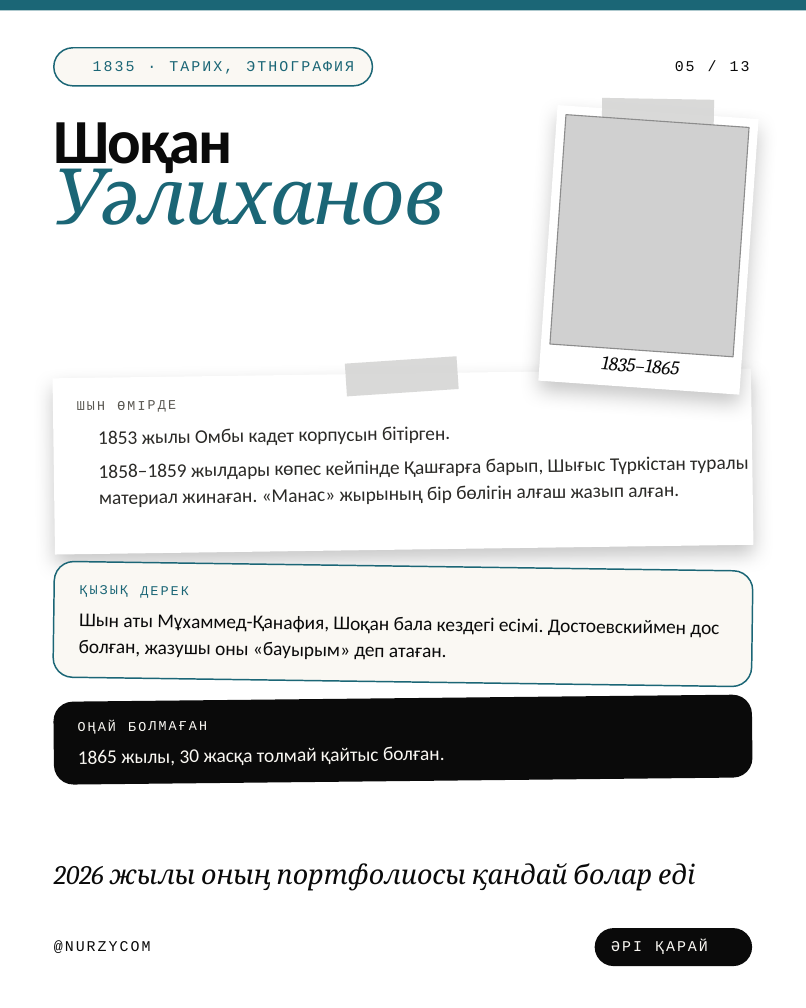
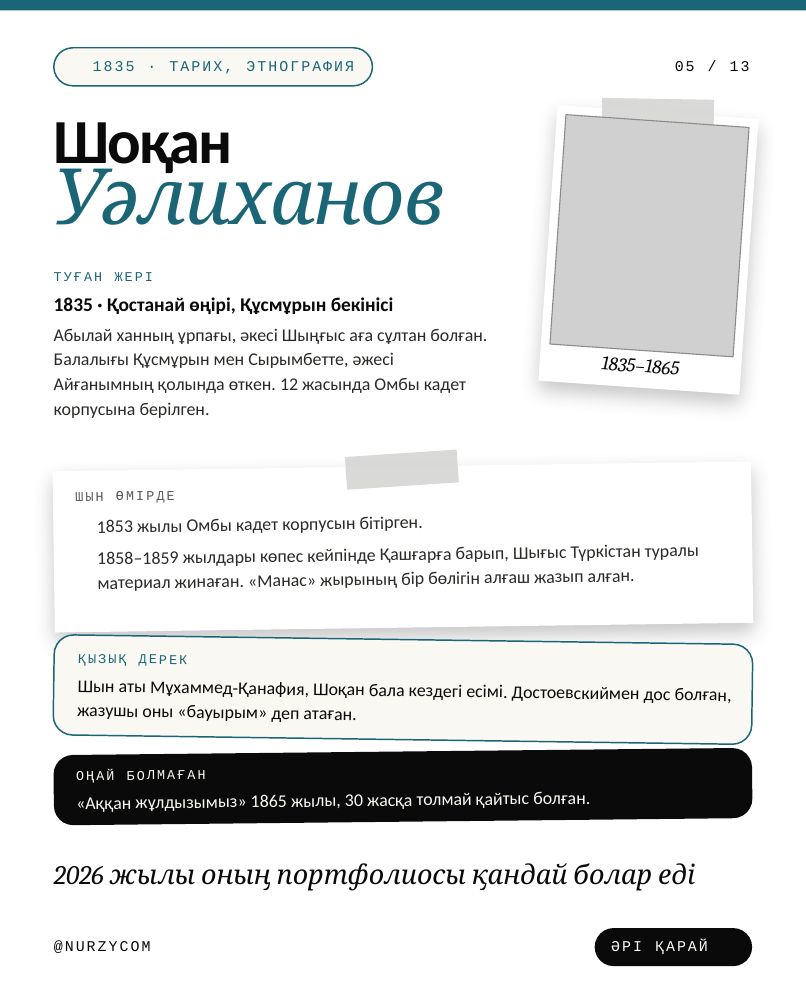
Before and after one commit to galiandojonathan-ship-it1/nurzycom_brand, a slide deck: slide 5 of social/pptx/kz-scientists.pptx. Drawn at 806x1008 pixels with LibreOffice and Linux fonts; fonts in the diff are those of the drawing; grey boxes stand for pictures; background and template pictures are left out. Boxes give left, top, right and bottom in pixels: in the first picture for what was removed or moved away, otherwise in the second. Text is boxed around its words. In the diff, an @@ line names an element or a change of style, - is before the commit and + after.

```diff
--- a/social/pptx/kz-scientists.pptx
+++ b/social/pptx/kz-scientists.pptx
@@ text added at <box>54,272,153,281</box>, 9 pt, text #1B6676 @@
+ТУҒАН ЖЕРІ
@@ text added at <box>54,297,394,314</box>, 13 pt, text #0A0A0A, bold @@
+1835 · Қостанай өңірі, Құсмұрын бекінісі
@@ text added at <box>54,328,487,418</box>, 12 pt, text #2B2A27 @@
+Абылай ханның ұрпағы, әкесі Шыңғыс аға сұлтан болған. Балалығы Құсмұрын мен Сырымбетте, әжесі Айғанымның қолында өткен. 12 жасында Омбы кадет корпусына берілген.
@@ rectangle: place and size @@
-rectangle at <box>53,368,753,554</box>
+rectangle at <box>53,462,753,632</box>
@@ text "ШЫН ӨМІРДЕ": place and size @@
-text "ШЫН ӨМІРДЕ" at <box>77,400,176,412</box>
+text "ШЫН ӨМІРДЕ" at <box>75,491,175,503</box>
@@ rectangle: place and size @@
-rectangle at <box>345,356,459,397</box>
+rectangle at <box>345,450,459,490</box>
@@ text "1853 жылы Омбы кадет корпусын ..." at <box>97,516,423,533</box>: size 13 to 12 pt; line spacing 17.7pt to 16.3pt @@
@@ text "1853 жылы Омбы кадет корпусын ...": place and size @@
-text "1853 жылы Омбы кадет корпусын ..." at <box>98,426,450,445</box>
+text "1853 жылы Омбы кадет корпусын ..." at <box>97,516,423,533</box>
@@ text "1858–1859 жылдары көпес кейпінде Қашғарға ...": place and size @@
-text "1858–1859 жылдары көпес кейпінде Қашғарға ..." at <box>99,456,748,507</box>
+text "1858–1859 жылдары көпес кейпінде Қашғарға ..." at <box>97,544,699,591</box>
@@ text "1858–1859 жылдары көпес кейпінде Қашғарға ..." at <box>97,544,699,591</box>: size 13 to 12 pt; line spacing 17.7pt to 16.3pt @@
@@ rounded rectangle at <box>53,635,753,744</box>: proportions changed @@
@@ rounded rectangle: place and size @@
-rounded rectangle at <box>53,561,753,687</box>
+rounded rectangle at <box>53,635,753,744</box>
@@ text "ҚЫЗЫҚ ДЕРЕК": place and size @@
-text "ҚЫЗЫҚ ДЕРЕК" at <box>79,585,189,598</box>
+text "ҚЫЗЫҚ ДЕРЕК" at <box>78,654,188,666</box>
@@ text "Шын аты Мұхаммед-Қанафия, Шоқан бала ...": place and size @@
-text "Шын аты Мұхаммед-Қанафия, Шоқан бала ..." at <box>79,613,719,660</box>
+text "Шын аты Мұхаммед-Қанафия, Шоқан бала ..." at <box>77,680,732,722</box>
@@ text "Шын аты Мұхаммед-Қанафия, Шоқан бала ..." at <box>77,680,732,722</box>: size 13 to 12 pt; line spacing 17.9pt to 16.3pt @@
@@ rounded rectangle: place and size @@
-rounded rectangle at <box>53,694,753,784</box>
+rounded rectangle at <box>53,748,753,825</box>
@@ rounded rectangle at <box>53,748,753,825</box>: proportions changed @@
@@ text "ОҢАЙ БОЛМАҒАН": place and size @@
-text "ОҢАЙ БОЛМАҒАН" at <box>78,721,207,734</box>
+text "ОҢАЙ БОЛМАҒАН" at <box>76,770,206,783</box>
@@ text at <box>76,791,590,812</box>: text changed; size 13 to 12 pt @@
-1865 жылы, 30 жасқа толмай қайтыс болған.
+«Аққан жұлдызымыз» 1865 жылы, 30 жасқа толмай қайтыс болған.
```
Also in this commit, not shown: 9 other slides changed, 21 other files.
